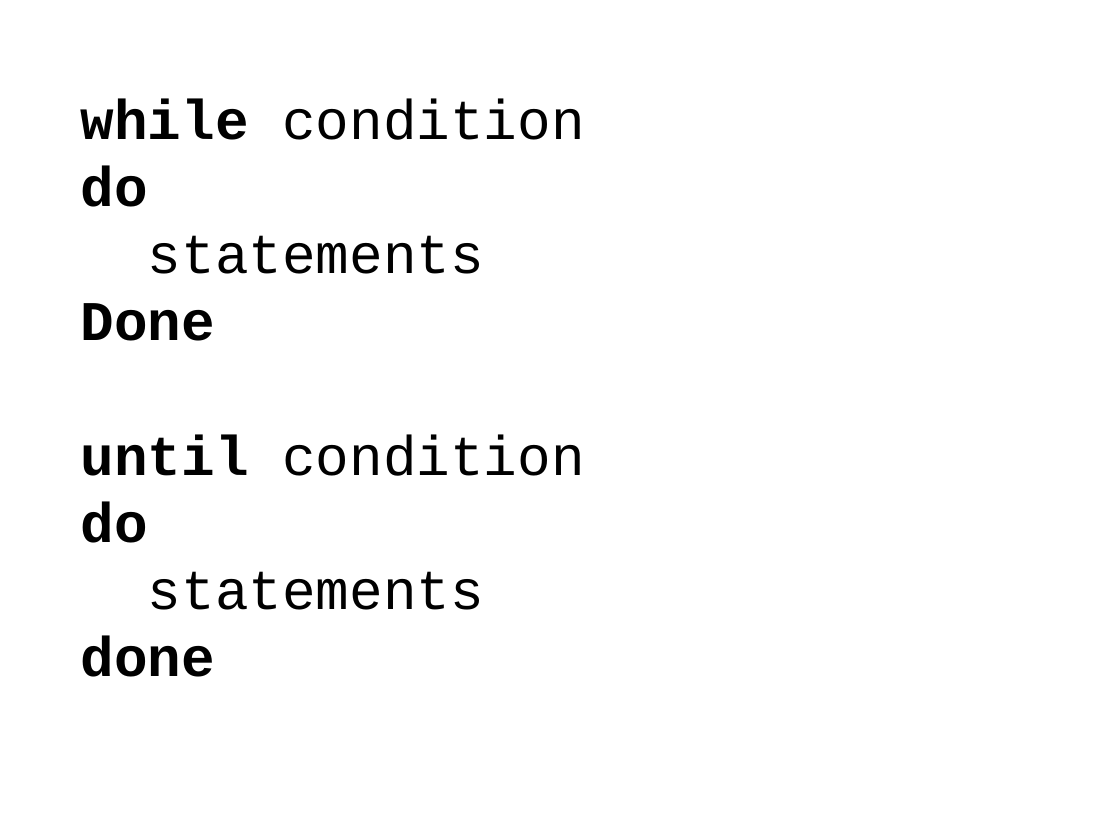
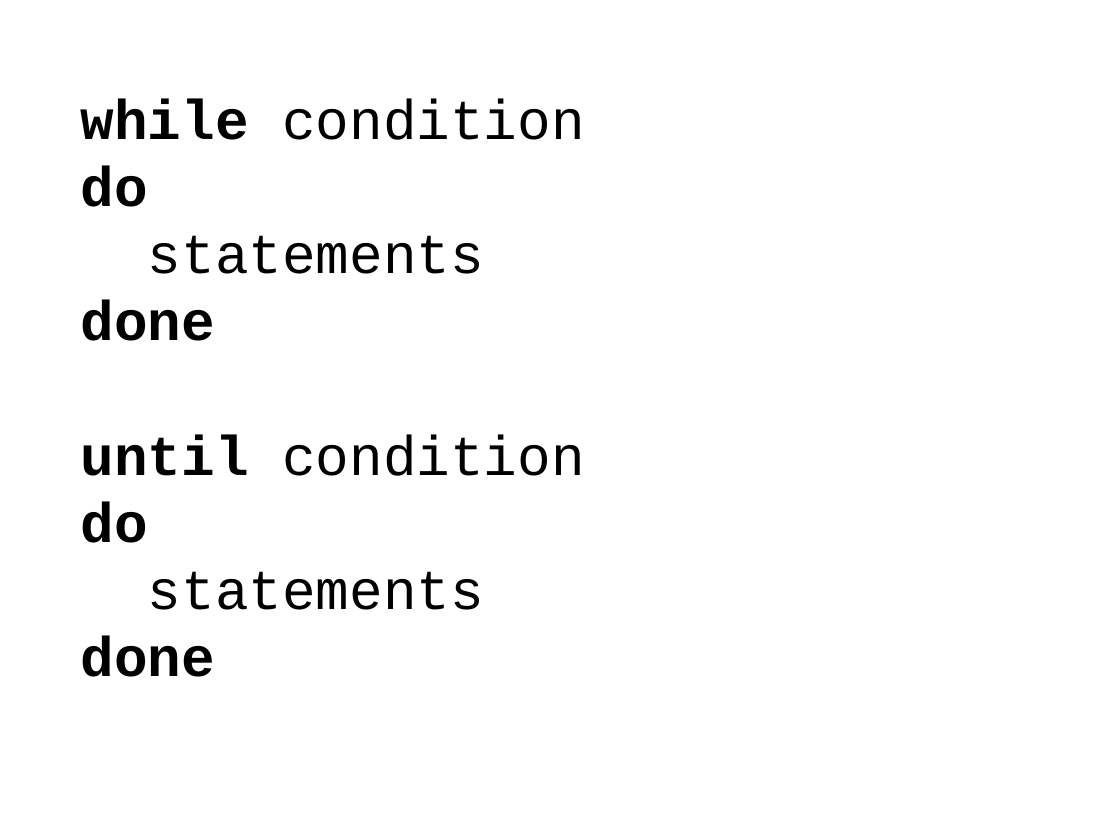
Before and after one commit to hdinkel/linuxcommandline, a slide deck: slide 10 of Intermediate/handout and presentation/LSI.pptx (slide 9 before the commit). Drawn at 1120x840 pixels with LibreOffice and Linux fonts; fonts in the diff are those of the drawing. Boxes give left, top, right and bottom in pixels: in the first picture for what was removed or moved away, otherwise in the second. Text is boxed around its words. In the diff, an @@ line names an element or a change of style, - is before the commit and + after.

```diff
--- a/Intermediate/handout and presentation/LSI.pptx
+++ b/Intermediate/handout and presentation/LSI.pptx
@@ text at box(81, 300, 215, 341): text changed @@
-Done
+done
```
Also in this commit, not shown: 8 other slides changed, 2 slides added, 6 other files.
